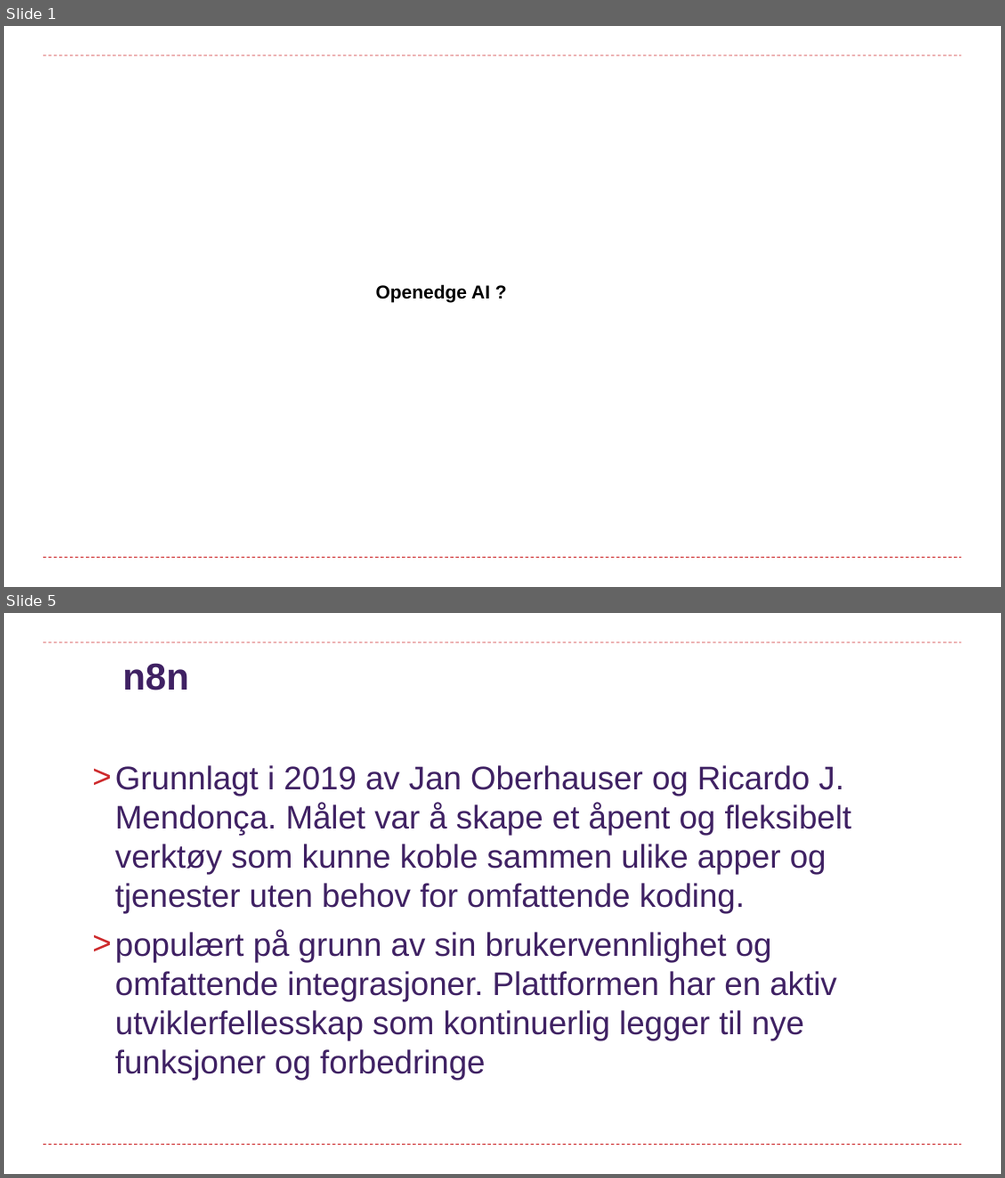
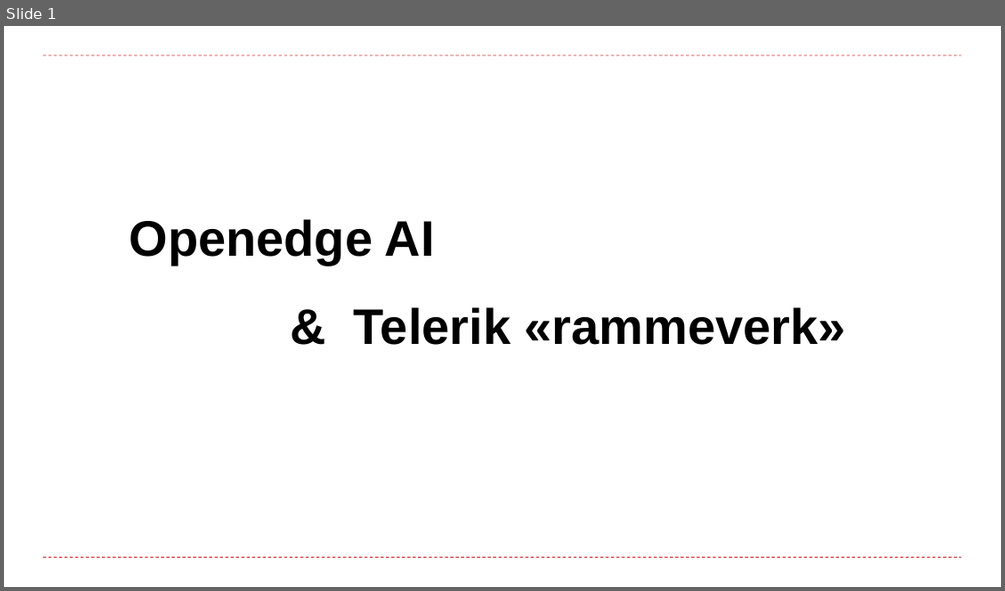
Before and after one commit to curtoldenborg/mcp, a slide deck: resources/documents/Brukerforeningen_2026.pptx. Shown one above the other, each under a label of ours: slides 1 and 5 before the commit, slide 1 after it; the slides between them are not shown. The pictures are 1005x1178 and 1005x591 pixels, drawn with LibreOffice and Linux fonts; fonts in the diff are those of the drawing; background and template pictures are left out. Boxes give left, top, right and bottom in pixels: in the first picture for what was removed or moved away, otherwise in the second. Text is boxed around its words. In the diff, an @@ line names an element or a change of style, - is before the commit and + after.

```diff
--- a/resources/documents/Brukerforeningen_2026.pptx
+++ b/resources/documents/Brukerforeningen_2026.pptx
@@ slide 5 removed at (4,613,1001,1174), background #FFFFFF; not listed: 2 template elements that a slide beside it also shows @@
@@ title removed at (122,663,189,690) @@
-n8n
@@ text removed at (115,765,852,1080) @@
-> Grunnlagt i 2019 av Jan Oberhauser og Ricardo J. Mendonça. Målet var å skape et åpent og fleksibelt verktøy som kunne koble sammen ulike apper og tjenester uten behov for omfattende koding.
-> populært på grunn av sin brukervennlighet og omfattende integrasjoner. Plattformen har en aktiv utviklerfellesskap som kontinuerlig legger til nye funksjoner og forbedringe
@@ slide 1 changed as well @@
@@ text at (129,219,435,265): text changed; size 18 to 48 pt @@
-Openedge AI ?
+Openedge AI
@@ text added at (354,307,846,345), 48 pt, text #000000, bold @@
+& Telerik «rammeverk»
```
Also in this commit, not shown: 21 slides added, 24 other slides removed, 2 other files.
